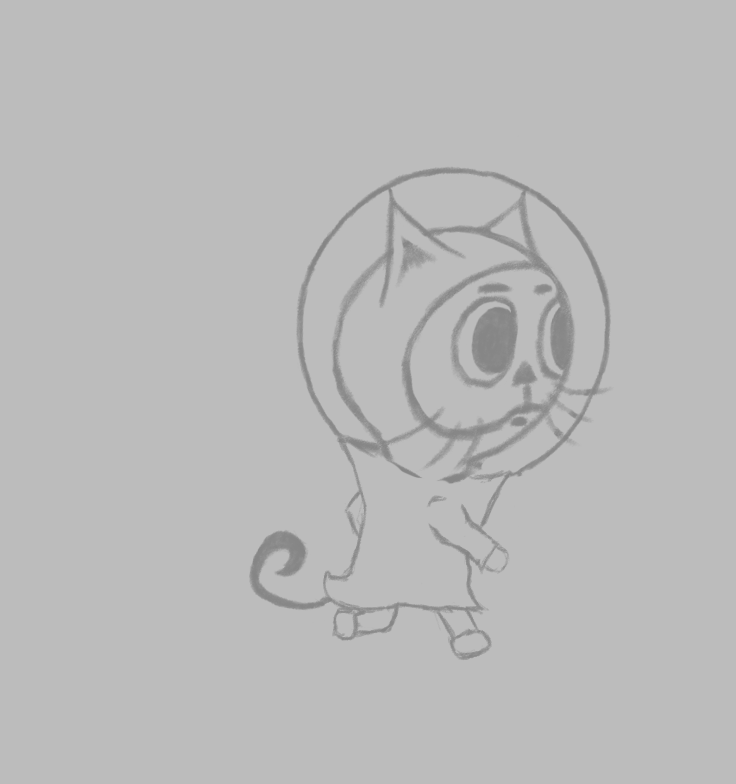
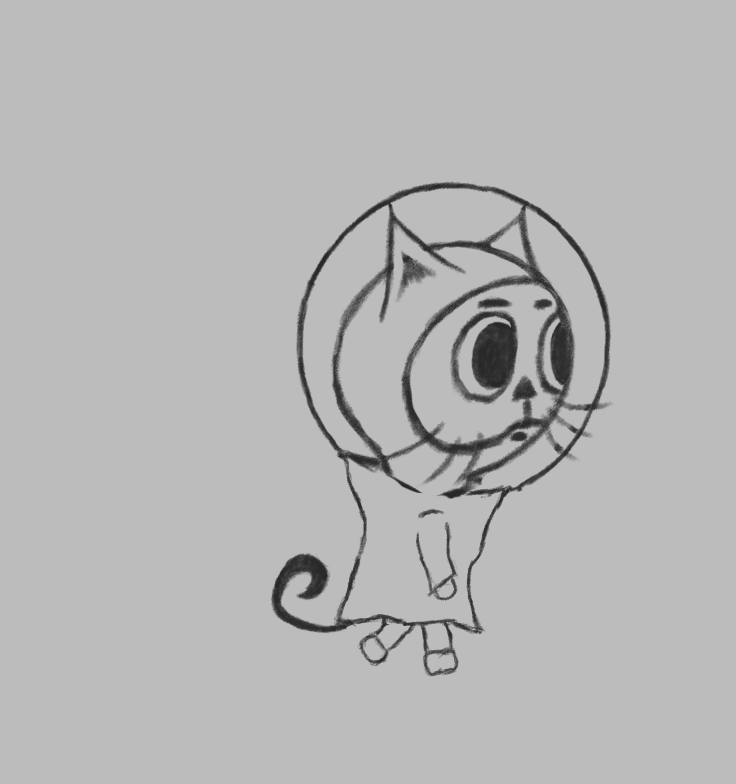
Before/after of a 736px x 784px layered artwork. What changed in the layer stack:
added group "Group 6" with 2 layers above "Group 5" over bbox(270, 166, 614, 677)
moved "Layer 31" into group "Group 6", painted on it over bbox(333, 453, 506, 677)
"Group 5 copy": opacity 37% → 100%, moved it into group "Group 6", painted on it over bbox(249, 166, 614, 661)
